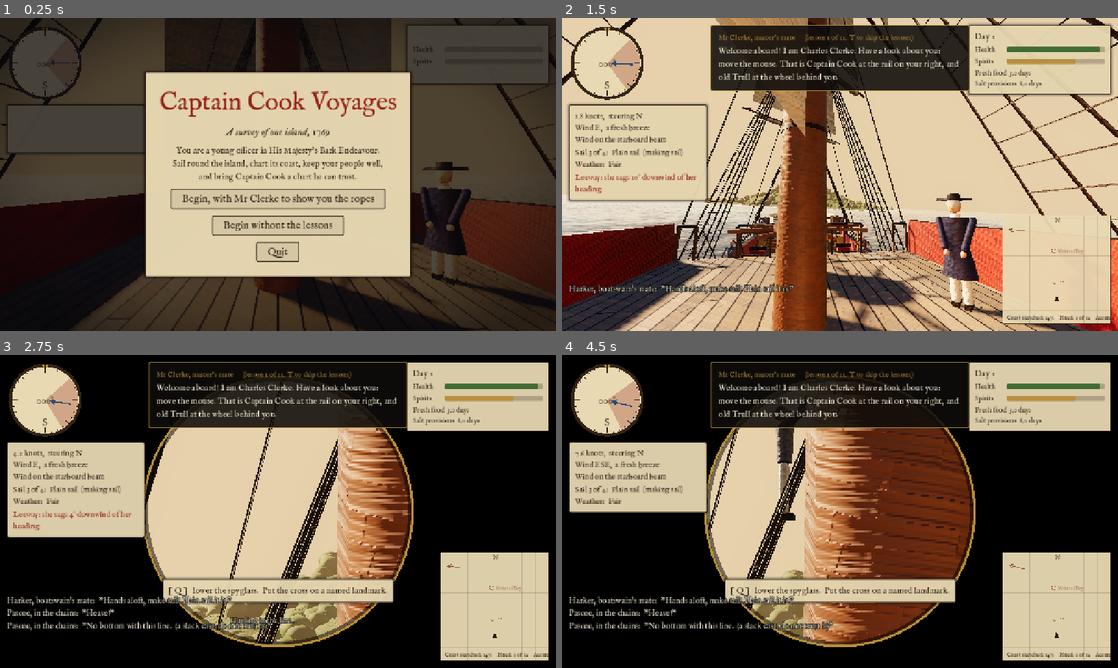
Above: before the commit, frames 1-4 (two rows, left to right).
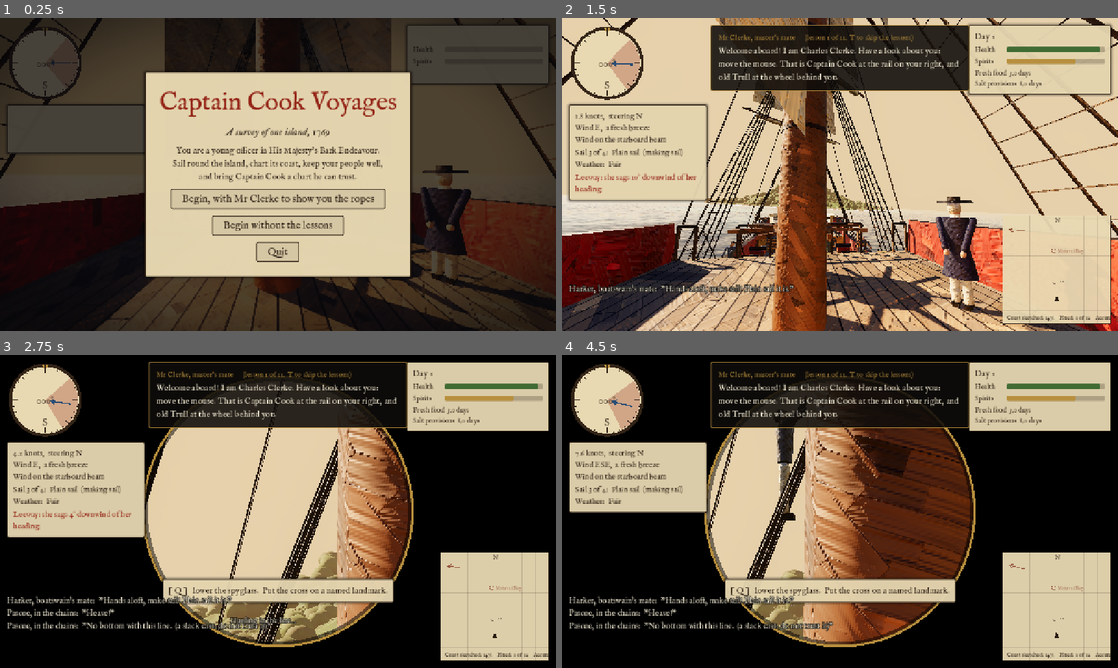
Above: after the commit, the same moments.

Repository: perkinscole/captain_cook
Game: Godot game, scene res://main.tscn
Same seed, same stepped clock (60 frames per second), same inputs: the game is played once before the commit and once after it.
Inputs (mouse positions are in pixels of both pictures, inside the frame that each line leads up to):
- Up to frame 1 (0.25 s): no input
- Up to frame 2 (1.5 s): click "Begin, with Mr Clerke to show…" at 0.5 s; tap Enter at 1.25 s; move the mouse to (867, 174) at 1.27 s; hold Up from 1.28 s (still down); tap P at 1.35 s
- Up to frame 3 (2.75 s): keep holding Up; tap Space at 1.52, 1.82, 2.27, 2.57 s; move the mouse to (250, 511) at 2.02 s; tap Q at 2.1 s
- Up to frame 4 (4.5 s): keep holding Up; move the mouse to (851, 505) at 2.77 s; tap F at 2.85 s; move the mouse to (834, 517) at 3.52 s; tap E at 3.6 s; tap Space at 3.77, 4.07 s; move the mouse to (878, 514) at 4.27 s; tap Enter at 4.35 s

The runs differ from the first frame. In frame 1, 1.7% of the frame differs, in the area x 13-100%, y 0-100%; in frame 2, 9.7%, in the area x 0-100%, y 0-100%; in frame 3, 3.7%; in frame 4, 7.9%.

Commit message:
More variety in the paint; steadier shadows
Work each surface in patches brushed in different directions, vary
stroke length, add a second coat of broader strokes, accent strokes,
dry-brush gaps and a slow drift of colour. Keep the sun still, tighten
and soften the shadow map, and calm the dab filter so shadow edges stop
crawling. Seat figures' heads on their necks.

Co-Authored-By: Claude Fable 5.2 <noreply@anthropic.com>
Claude-Session: https://claude.ai/code/session_01G38nkShD9pJZjTbbVyrU2i

Diff:
--- a/project.godot
+++ b/project.godot
@@ -19,3 +19,5 @@
 [rendering]
 
 anti_aliasing/quality/msaa_3d=2
+lights_and_shadows/directional_shadow/size=8192
+lights_and_shadows/directional_shadow/soft_shadow_filter_quality=3
--- a/scripts/atmosphere.gd
+++ b/scripts/atmosphere.gd
@@ -58,7 +58,12 @@
 
 	_sun = DirectionalLight3D.new()
 	_sun.shadow_enabled = true
-	_sun.directional_shadow_max_distance = 250.0
+	# Shadows are kept close to the ship so that they are finely drawn, and
+	# given a soft edge like the sun's own, which hides any stepping.
+	_sun.directional_shadow_max_distance = 110.0
+	_sun.light_angular_distance = 0.8
+	_sun.shadow_blur = 1.5
+	_sun.rotation_degrees = Vector3(-27.0, -125.0, 0.0)
 	_sun.light_volumetric_fog_energy = 1.6
 	add_child(_sun)
 	apply(0.0, 1.0, 90.0, 0.0, 0.0)
@@ -73,10 +78,10 @@
 		delta: float) -> void:
 	_cloud_time += delta * (1.0 + 2.0 * gloom)
 
-	# The sun swings between low and fairly high, never setting. Low is warmer.
+	# The sun itself stays where it is: a sun that creeps across the sky
+	# makes every shadow on deck crawl. Only its colour changes through the
+	# day, warmer and cooler by turns.
 	var height := 0.5 + 0.5 * sin(TAU * day_part)
-	_sun.rotation_degrees = Vector3(
-			-lerpf(15.0, 42.0, height), -125.0 + 25.0 * sin(TAU * day_part * 0.5), 0.0)
 	_sun.light_color = LOW_SUN.lerp(HIGH_SUN, height)
 	_sun.light_energy = lerpf(1.6, 0.25, gloom)
 
--- a/scripts/figure.gd
+++ b/scripts/figure.gd
@@ -93,7 +93,7 @@
 		_box(torso, Vector3(0.17, 0.42, 0.02), Vector3(0.0, 0.26, -0.137), neck)  # waistcoat
 	_cylinder(torso, 0.075, 0.085, 0.07, Vector3(0.0, 0.6, 0.0), neck)  # stock or neckerchief
 
-	var head := _joint(torso, "head", Vector3(0.0, 0.66, 0.0))
+	var head := _joint(torso, "head", Vector3(0.0, 0.61, 0.0))
 	var face := MeshInstance3D.new()
 	var ball := SphereMesh.new()
 	ball.radius = 0.105
--- a/shaders/deck.gdshader
+++ b/shaders/deck.gdshader
@@ -29,8 +29,8 @@
 	float butt = 1.0 - smoothstep(0.006, 0.02, min(butt_at, 1.0 - butt_at) * 5.0);
 
 	float screen_px = 70.0 * VIEWPORT_SIZE.y / 720.0;
-	vec3 paint = paint_on(local_pos, normalize(local_normal), 0.3, screen_px);
-	vec3 colour = paint_colour(wood * tone, paint, 0.1);
+	vec4 paint = paint_on(local_pos, normalize(local_normal), 0.3, screen_px);
+	vec3 colour = paint_colour(wood * tone, paint, 0.15, local_pos);
 	ALBEDO = colour * (1.0 - 0.75 * max(seam, butt));
 	NORMAL = paint_relief(normalize(NORMAL), VERTEX, paint, 0.8);
 	ROUGHNESS = 0.7;
--- a/shaders/painted.gdshader
+++ b/shaders/painted.gdshader
@@ -7,8 +7,8 @@
 
 uniform vec3 tint : source_color = vec3(1.0);
 uniform float stroke = 0.3;                              // length of a stroke up close
-uniform float variation : hint_range(0.0, 0.5) = 0.12;   // how much each stroke's colour differs
-uniform float relief : hint_range(0.0, 2.0) = 1.0;       // how thick the paint stands
+uniform float variation : hint_range(0.0, 0.5) = 0.17;   // how much each stroke's colour differs
+uniform float relief : hint_range(0.0, 2.0) = 1.25;      // how thick the paint stands
 uniform float roughness : hint_range(0.0, 1.0) = 0.6;    // oil paint has a soft shine
 uniform float metallic : hint_range(0.0, 1.0) = 0.0;
 
@@ -22,8 +22,8 @@
 
 void fragment() {
 	float screen_px = 70.0 * VIEWPORT_SIZE.y / 720.0;
-	vec3 paint = paint_on(object_pos, normalize(object_normal), stroke, screen_px);
-	ALBEDO = paint_colour(tint * COLOR.rgb, paint, variation);
+	vec4 paint = paint_on(object_pos, normalize(object_normal), stroke, screen_px);
+	ALBEDO = paint_colour(tint * COLOR.rgb, paint, variation, object_pos);
 	NORMAL = paint_relief(normalize(NORMAL), VERTEX, paint, relief);
 	ROUGHNESS = roughness;
 	METALLIC = metallic;
--- a/shaders/painterly.gdshader
+++ b/shaders/painterly.gdshader
@@ -11,7 +11,7 @@
 
 uniform sampler2D screen_tex : hint_screen_texture, repeat_disable, filter_linear;
 uniform float brush = 3.0;        // size of a dab, in pixels on a 720-line screen
-uniform float crispness = 4.0;    // how strongly calm wedges win over busy ones
+uniform float crispness = 2.0;    // how strongly calm wedges win over busy ones
 
 void fragment() {
 	vec2 px = SCREEN_PIXEL_SIZE;
Not shown, changed: shaders/paint.gdshaderinc
